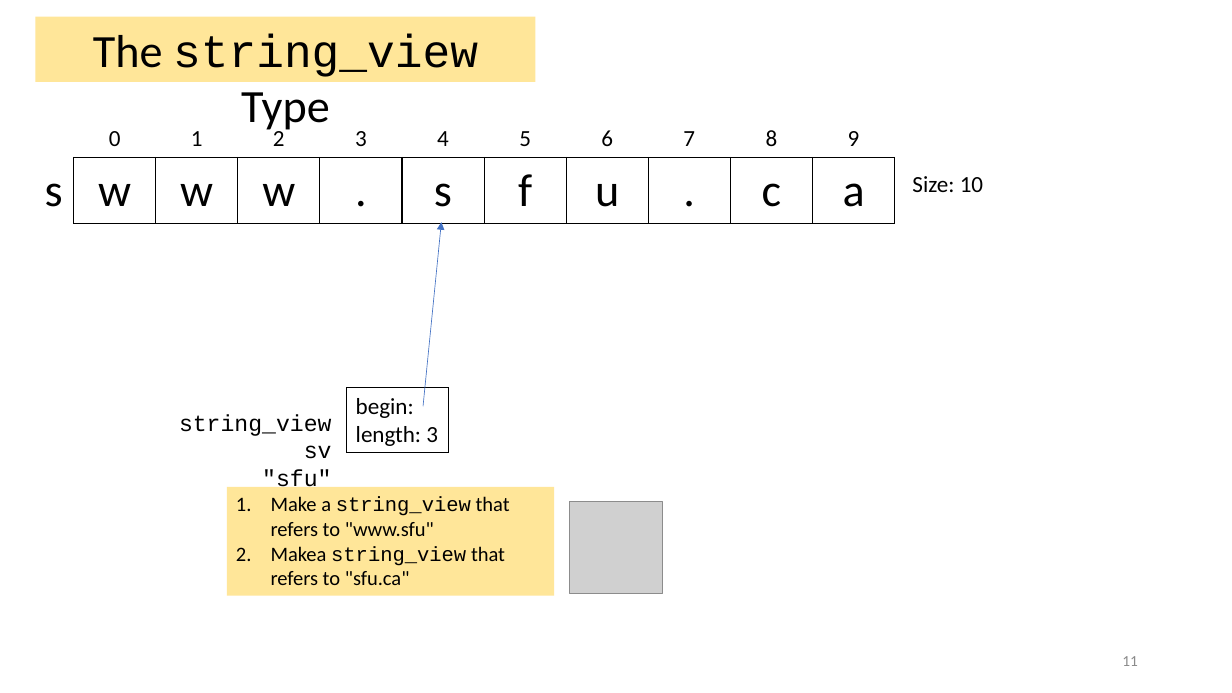
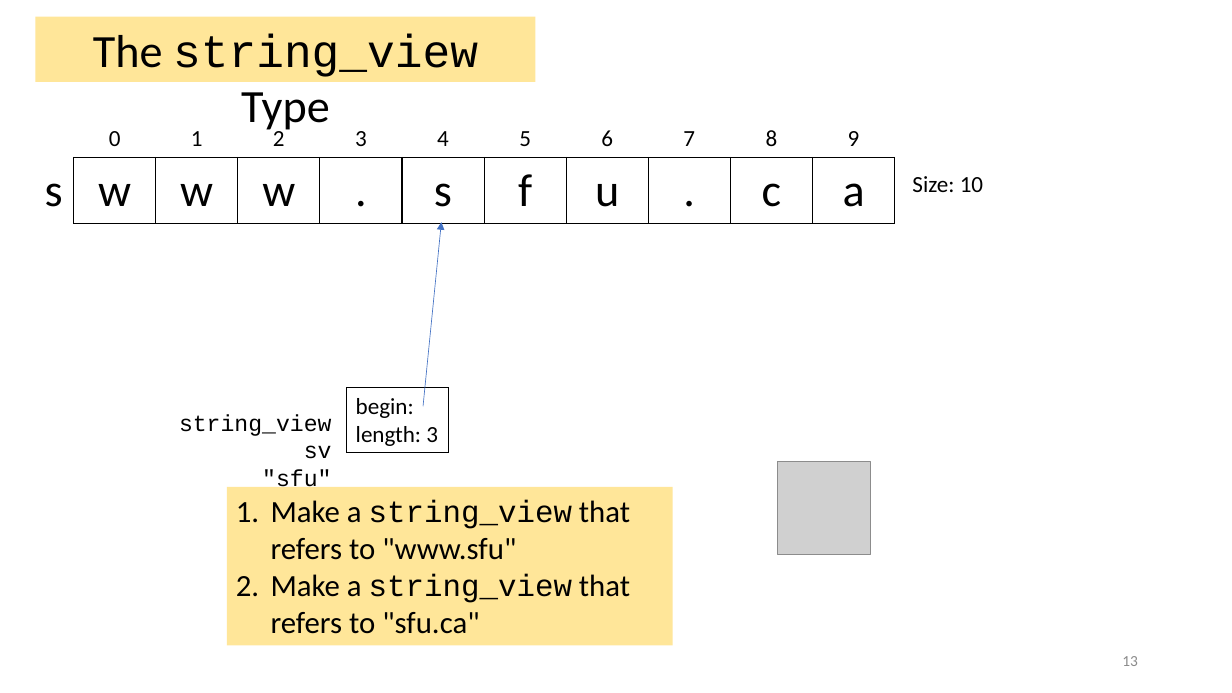
Before and after one commit to tjd1234/cmpt225fall2023, a slide deck: slide 13 of lecture_notes/week12/week12_strings.pptx (slide 11 before the commit). Drawn at 1232x693 pixels with LibreOffice and Linux fonts; fonts in the diff are those of the drawing; grey boxes stand for pictures. Boxes give left, top, right and bottom in pixels: in the first picture for what was removed or moved away, otherwise in the second. Text is boxed around its words. In the diff, an @@ line names an element or a change of style, - is before the commit and + after.

```diff
--- a/lecture_notes/week12/week12_strings.pptx
+++ b/lecture_notes/week12/week12_strings.pptx
@@ picture added at (778,462,871,555) @@
@@ rectangle "Make a string_view that refers ...": place and size @@
-rectangle "Make a string_view that refers ..." at (226,487,554,596)
+rectangle "Make a string_view that refers ..." at (226,487,673,646)
@@ text in rectangle at (271,500,630,560): size 16 to 24 pt in "Make a string_view that refers to "www.sfu"" @@
@@ picture removed at (570,501,663,593) @@
@@ text in rectangle at (271,574,630,634): text changed; size 16 to 24 pt @@
-2. Makea string_view that refers to "sfu.ca"
+2. Make a string_view that refers to "sfu.ca"
@@ page number at (1122,656,1138,666): text changed @@
-11
+13
```
Also in this commit, not shown: 20 other slides changed, 2 slides added, 2 other files.
